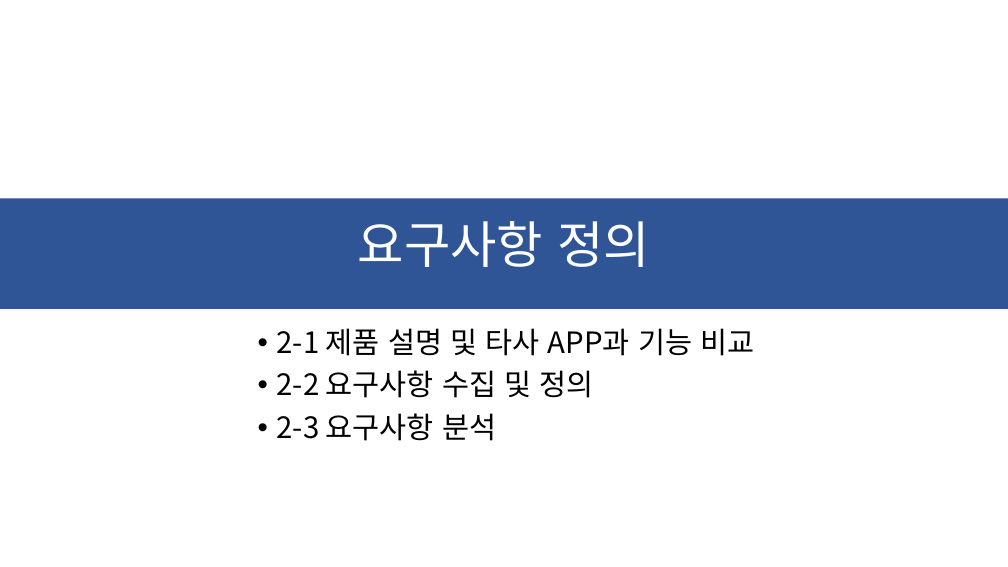
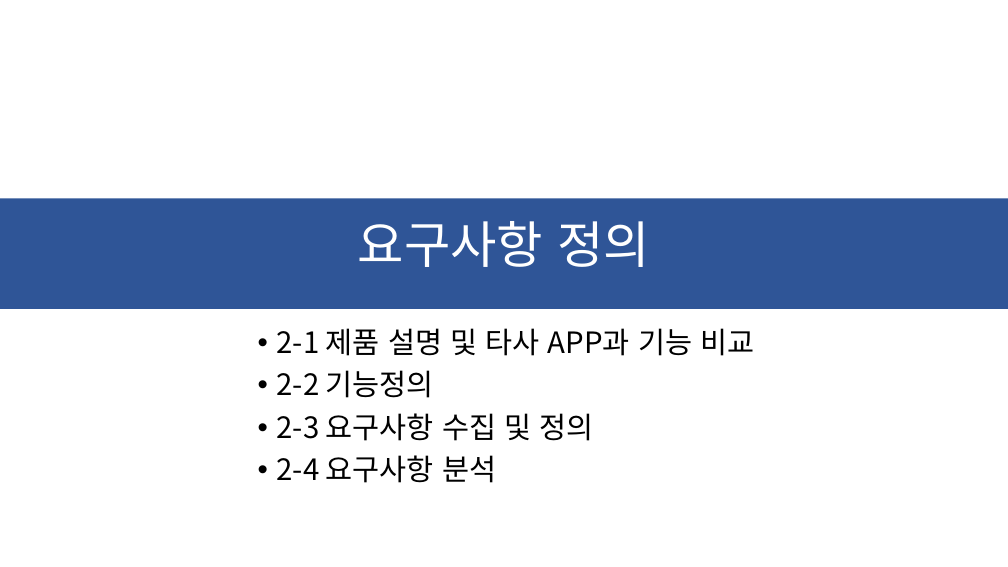
Before and after one commit to ChaeSung-Lee/DJ_InternShip, a slide deck: slide 13 of 2021_Summer/jp.hong/Project_BnC_jph.pptx. Drawn at 1008x567 pixels with LibreOffice and Linux fonts; fonts in the diff are those of the drawing. Boxes give left, top, right and bottom in pixels: in the first picture for what was removed or moved away, otherwise in the second. Text is boxed around its words. In the diff, an @@ line names an element or a change of style, - is before the commit and + after.

```diff
--- a/2021_Summer/jp.hong/Project_BnC_jph.pptx
+++ b/2021_Summer/jp.hong/Project_BnC_jph.pptx
@@ text at (277,370,594,483): text changed @@
-• 2-2 요구사항 수집 및 정의
-• 2-3 요구사항 분석
+• 2-2 기능정의
+• 2-3 요구사항 수집 및 정의
+• 2-4 요구사항 분석
```
Also in this commit, not shown: 9 other slides changed, 2 slides added, 1 slide removed.
